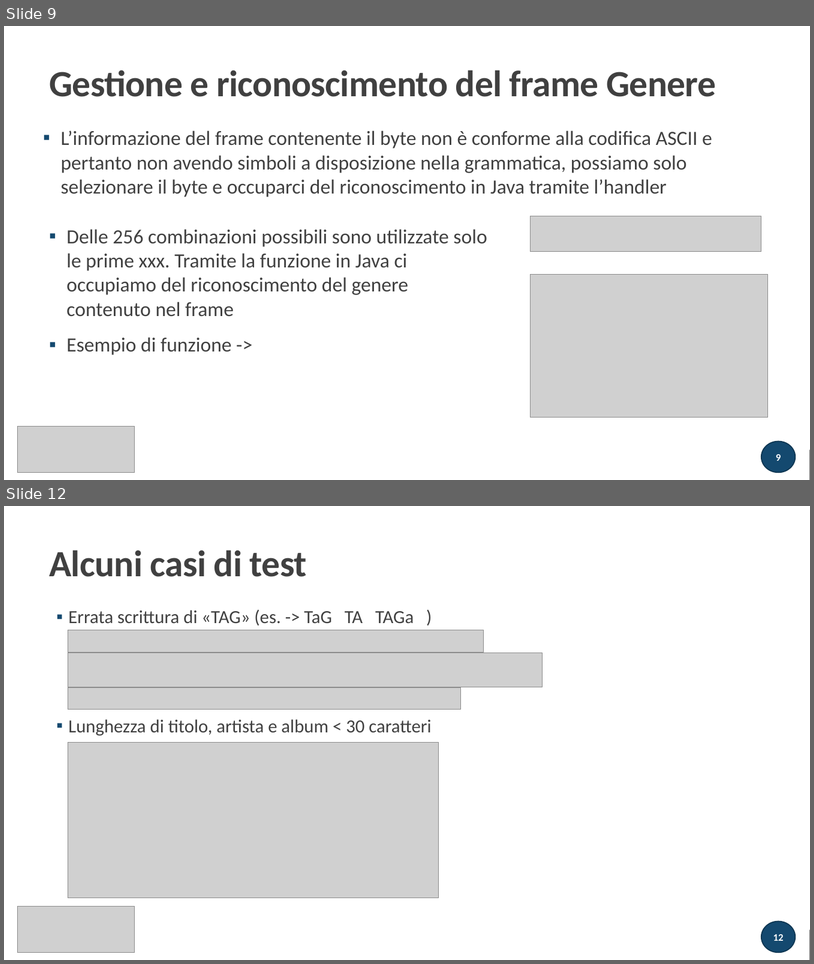
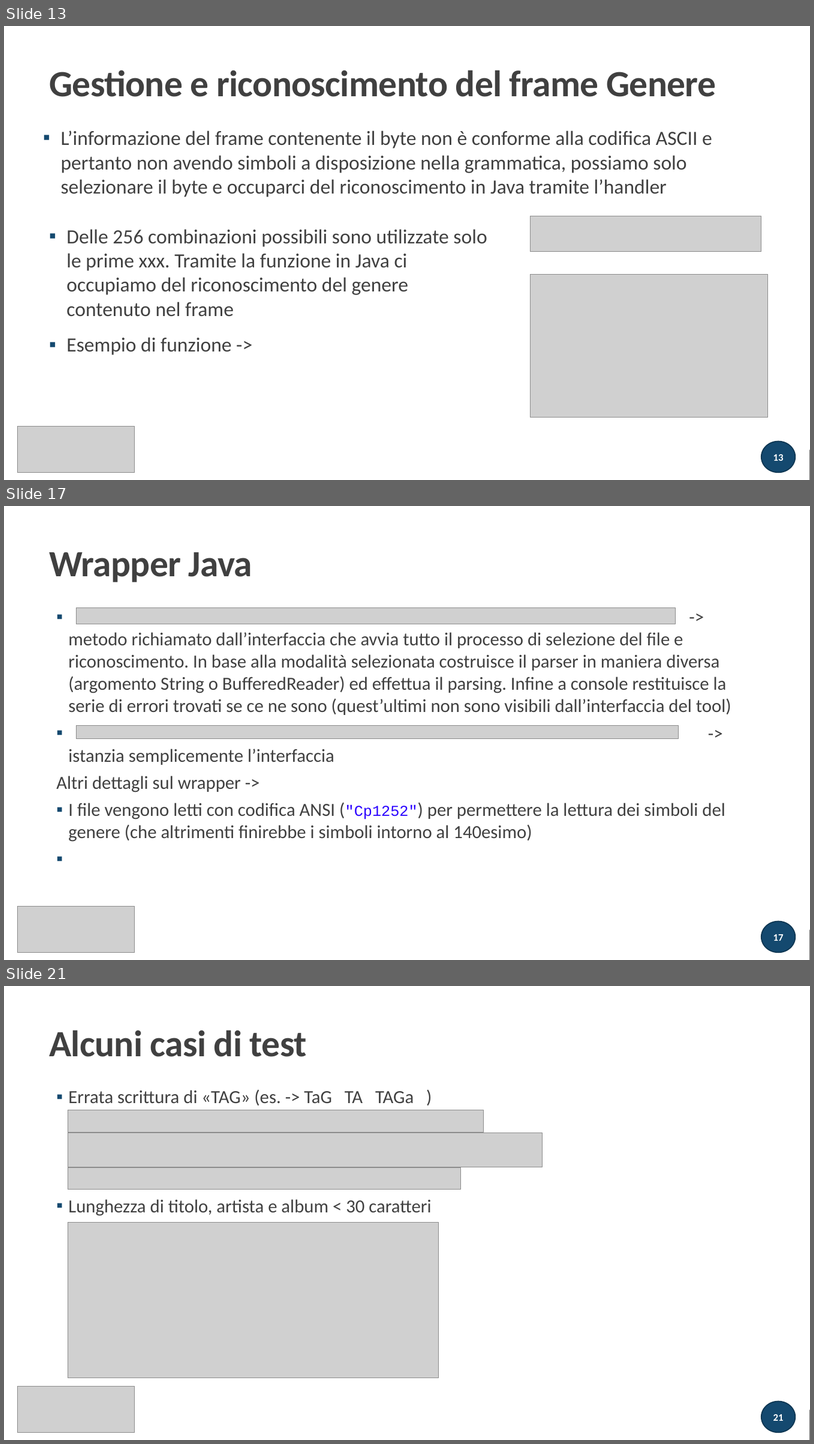
Before and after one commit to atusghen/SimpleID3, a slide deck: presentazione tecnica.pptx. Shown one above the other, each under a label of ours: slides 9 and 12 before the commit, slides 13, 17 and 21 after it; the slides between them are not shown. The pictures are 814x964 and 814x1444 pixels, drawn with LibreOffice and Linux fonts; fonts in the diff are those of the drawing; grey boxes stand for pictures. Boxes give left, top, right and bottom in pixels: in the first picture for what was removed or moved away, otherwise in the second. Text is boxed around its words. In the diff, an @@ line names an element or a change of style, - is before the commit and + after.

```diff
--- a/presentazione tecnica.pptx
+++ b/presentazione tecnica.pptx
@@ slide 17 added at <box>4,506,810,960</box>, background #FFFFFF; not listed: 1 template element that a slide beside it also shows @@
@@ rectangle added at <box>4,506,810,960</box>, fill #FFFFFF @@
@@ title added at <box>49,552,252,582</box>, 44 pt, text #404040, bold @@
+Wrapper Java
@@ picture added at <box>76,607,676,624</box> @@
@@ text added at <box>56,632,732,841</box>, 22 pt, text #404040 @@
+  ▪ -> metodo richiamato dall’interfaccia che avvia tutto il processo di selezione del file e riconoscimento. In base alla modalità selezionata costruisce il parser in maniera diversa (argomento String o BufferedReader) ed effettua il parsing. Infine a console restituisce la serie di errori trovati se ce ne sono (quest’ultimi non sono visibili dall’interfaccia del tool)
+  ▪ -> istanzia semplicemente l’interfaccia
+  Altri dettagli sul wrapper ->
+  ▪ I file vengono letti con codifica ANSI ("Cp1252") per permettere la lettura dei simboli del genere (che altrimenti finirebbe i simboli intorno al 140esimo)
@@ line added from (44, 680) to (231, 680), #404040 1 pt @@
@@ rectangle added at <box>44,670,239,700</box>, fill #FFFFFF, outline #FFFFFF 1.25 pt @@
@@ picture added at <box>76,725,678,738</box> @@
@@ picture added at <box>18,906,135,952</box> @@
@@ rectangle added at <box>4,930,810,960</box>, fill #262626 @@
@@ page number added at <box>762,921,796,952</box>, fill #14496F, outline #0F3652 1.25 pt, 12 pt, text #FFFFFF, bold @@
+17
@@ what was slide 9 is now slide 13 @@
@@ page number at <box>774,454,784,460</box>: text changed @@
-9
+13
@@ what was slide 12 is now slide 21 @@
@@ page number at <box>774,1414,784,1420</box>: text changed @@
-12
+21
```
Also in this commit, not shown: 4 slides changed, 12 other slides added, 4 slides removed, 3 other files.
